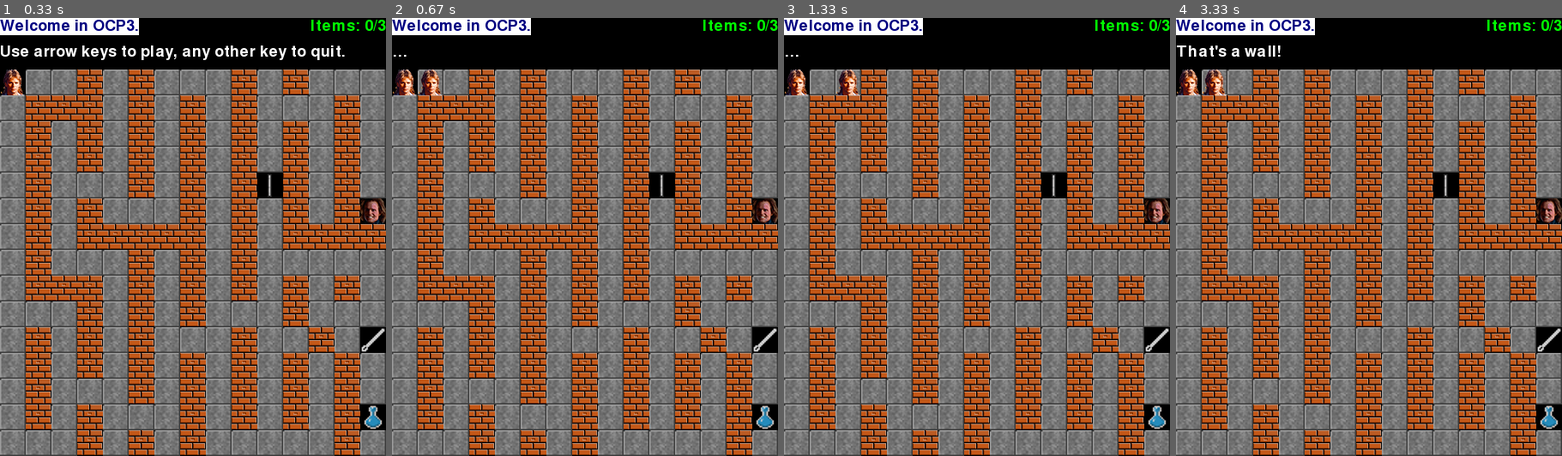
Above: before the commit, frames 1-4 (left to right).
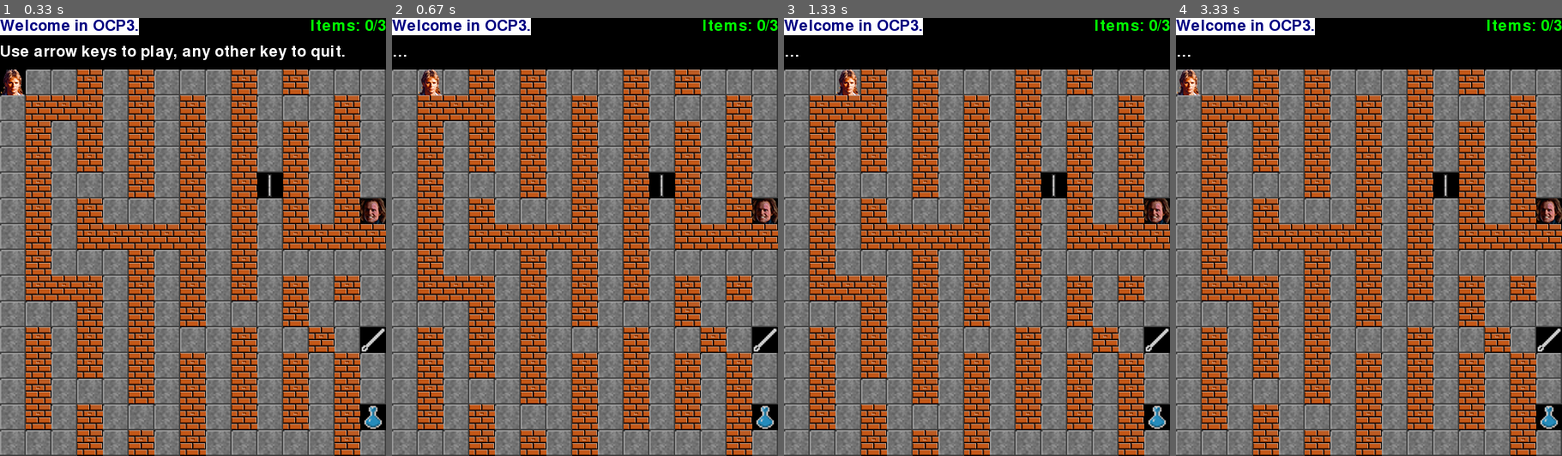
Above: after the commit, the same moments.

Repository: freezed/ocp3
Game: pygame game, started from main.py
Same seed, same stepped clock (60 frames per second), same inputs: the game is played once before the commit and once after it.
Inputs:
- Up to frame 1 (0.33 s): no input
- Up to frame 2 (0.67 s): hold Right from 0.33 s (still down)
- Up to frame 3 (1.33 s): release Right at 0.8 s; hold Up 0.83-1.13 s; hold Right from 1.17 s (still down)
- Up to frame 4 (3.33 s): release Right at 1.72 s; hold Left 1.75-2.42 s; hold Down 2.45-3.27 s; hold Left from 3.3 s (still down)

Frame 1 is identical in both runs. In frame 2, 0.4% of the frame differs, in the area x 0-7%, y 11-18%; in frame 3, 0.4%; in frame 4, 0.7%, in the area x 0-28%, y 6-18%.

Commit message:
Fixes pylint & flake8 warnings [deliverable]

Diff:
--- a/conf.py
+++ b/conf.py
@@ -6,7 +6,6 @@
 This file is part of [_ocp3_ project](https://github.com/freezed/ocp3)
 """
 from math import floor
-import pygame
 
 ELEMENTS = (
     {'symbol': 'n', 'name': 'needle', 'cross': True, 'item': True,
@@ -24,7 +23,7 @@
     {'symbol': 'X', 'name': 'player', 'cross': False, 'item': False,
      'tile': 'img/macgyver.png'},
     {'symbol': '\n', 'name': 'nlin', 'cross': False, 'item': False,
-     'tile': False},
+     'tile': None},
 )
 
 CELL_SIZE = 30   # Size of the tiles, in pixels
--- a/gui.py
+++ b/gui.py
@@ -39,11 +39,12 @@
             pygame.image.load(img_file).convert_alpha(), position
         )
 
-    def draw(self, maze):
+    def draw(self, maze, messages):
         """
         Take a maze string and generate a graphic maze
 
         :param obj maze: a Maze object
+        :param list/str messages: list of messages for header
         """
         for cell, element in enumerate(maze.string.replace('\n', '')):
             img = elmt_val('tile', 'symbol', element, 0)
@@ -55,6 +56,8 @@
             else:
                 self.blit(img, (x, y))
 
+        self.set_header(messages)
+
         # Refresh
         pygame.display.flip()
 
@@ -63,7 +66,7 @@
         Set the header message on the window
 
         :param obj surface: surface object
-        :param list/str messages: list of messages per place
+        :param list/str messages: list of messages per emplacement
         """
         pygame.draw.rect(self.SURFACE, BLACK, (0, 0, WIN_SIZE_W, HEAD_SIZE_H))
 
@@ -84,21 +87,31 @@
         :param obj player: a Player object
         """
         changed_tiles = [
-            (elmt_val('tile', 'symbol', player.ground, 0), player.old_position),
-            (elmt_val('tile', 'name', 'player', 0), player.current_position),
+            (
+                elmt_val('tile', 'symbol', player.ground, 0),
+                player.old_position
+            ),
+            (
+                elmt_val('tile', 'name', 'player', 0),
+                player.current_position
+            ),
         ]
 
-        # [print('tile[0]:{} tile[1]:{}'.format(tile[0], tile[1])) for num, tile in enumerate(changed_tiles) if tile[0] is not False]
-        [self.blit(tile[0], self.coord_from_index(tile[1])) for num, tile in enumerate(changed_tiles) if False not in tile]
+        [self.blit(tile[0], self.coord_from_index(tile[1]))
+            for num, tile in enumerate(changed_tiles) if None not in tile]
 
         # Refresh
         pygame.display.flip()
 
-    def coord_from_index(self, idx):
+    @staticmethod
+    def coord_from_index(idx):
         """
         Gets 2 dimensions coordinates
 
-        Converts a string index (the position in the maze.string: beware of EOL) to 2 dimensions coordinates (necessary for positionning objects in pygame)
+        Converts a string index (the position in the maze.string: beware
+        of EOL) to 2 dimensions coordinates (necessary for positionning
+        objects in pygame)
+
         :param int index: string index
         """
 
--- a/main.py
+++ b/main.py
@@ -23,39 +23,37 @@
 last_message = False  # do not execute last message loop
 
 # initialize maze with file
-game_maze = Maze(MAZE_FILE)
+GAME_MAZE = Maze(MAZE_FILE)
 
 # running graphic user interface & initialize player
-if game_maze.status:
-    macgyver = Player(game_maze)
-    gui = GraphUI()
-    # TODO include set_header() in draw()
-    gui.set_header(macgyver.status_message)
-    gui.draw(game_maze)
+if GAME_MAZE.status:
+    MACGYVER = Player(GAME_MAZE)
+    GUI = GraphUI()
+    GUI.draw(GAME_MAZE, MACGYVER.status_message)
 
 # game loop
-while game_maze.status:
+while GAME_MAZE.status:
     for event in pygame.event.get():
         if event.type == QUIT:
-            game_maze.status = False
+            GAME_MAZE.status = False
             last_message = False
 
         if event.type == KEYDOWN:
             last_message = True  # executes last_message loop
             if event.key in GAME_KEYS:
-                macgyver.key_event(event.key)
-                gui.set_header(macgyver.status_message)
-                gui.update(macgyver)
+                MACGYVER.key_event(event.key)
+                GUI.set_header(MACGYVER.status_message)
+                GUI.update(MACGYVER)
 
             else:
-                macgyver.status_message['status'] = MSG_QUIT
-                game_maze.status = False
+                MACGYVER.status_message['status'] = MSG_QUIT
+                GAME_MAZE.status = False
 
 
 # displays the last_message (won, lost or quit)
 while last_message:
-    macgyver.status_message['title'] = MSG_END
-    gui.set_header(macgyver.status_message)
+    MACGYVER.status_message['title'] = MSG_END
+    GUI.set_header(MACGYVER.status_message)
     pygame.display.flip()
     for event in pygame.event.get():
         if event.type == KEYDOWN:
--- a/player.py
+++ b/player.py
@@ -27,7 +27,7 @@
         self.current_position = maze.string.find(
             elmt_val('symbol', 'name', 'player', 0)
         )
-        self.old_position = 0
+        self.old_position = None
 
         # Element under player, default 'floor'
         self.ground = elmt_val('symbol', 'name', 'floor', 0)
@@ -125,10 +125,20 @@
             # for all other element (wall or nline)
             else:
                 self.status_message['status'] = MSG_WALL
-                self.old_position = False
+                self.old_position = None
 
 
         # out the string range
         else:
             self.status_message['status'] = MSG_WALL
-            self.old_position = False
+            self.old_position = None
+
+        # Replaces player symbol in maze.string by 'ground' value
+        self.maze.string = self.maze.string.replace(
+            elmt_val('symbol', 'name', 'player', 0), self.ground
+        )
+
+        # Sets the player's new position in maze.string
+        self.maze.set_symbol(
+            elmt_val('symbol', 'name', 'player', 0), self.current_position
+        )
